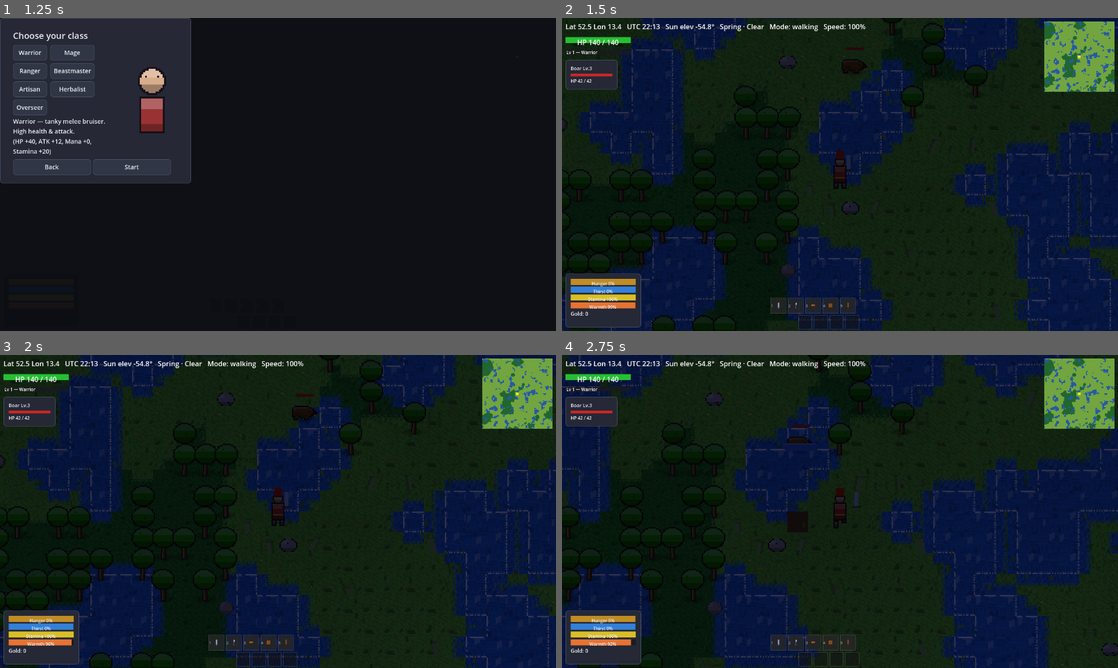
Above: before the commit, frames 1-4 (two rows, left to right).
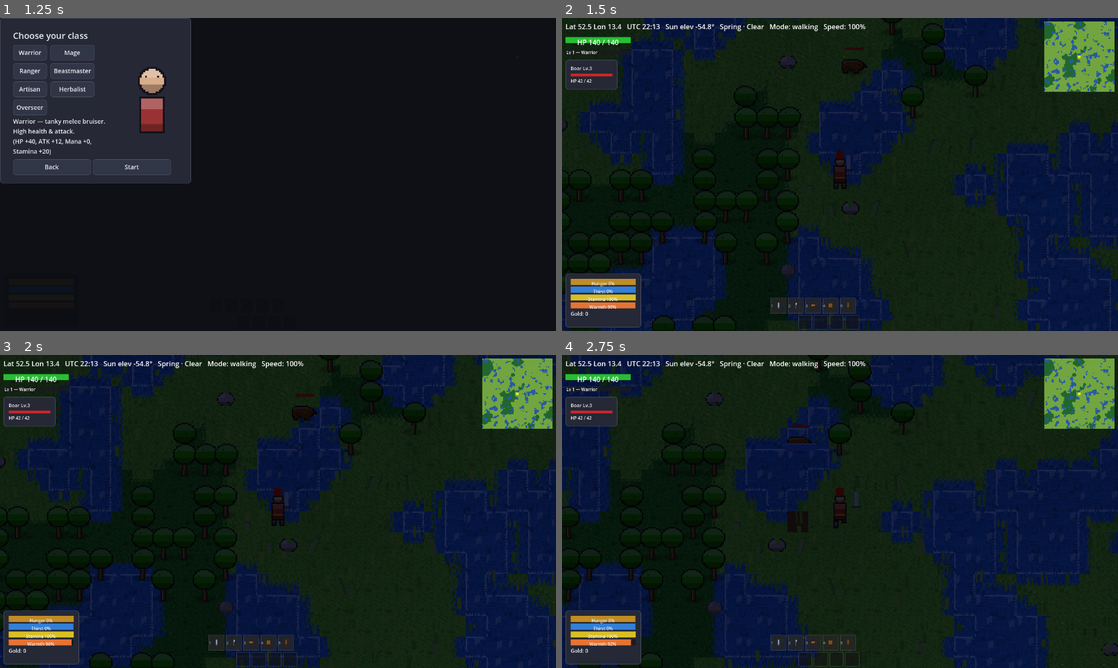
Above: after the commit, the same moments.

Repository: 269652/aleph-alpha
Game: Godot game, scene res://scenes/world.tscn
Two runs of this game, one before a commit and one after it. Both use one fixed random seed, a clock stepped at 60 frames per second and the inputs below.
Inputs (mouse positions are in pixels of both pictures, inside the frame that each line leads up to):
- Up to frame 1 (1.25 s): click "New Game (Single-Player)" at 0.5 s
- Up to frame 2 (1.5 s): click "Start" at 1.25 s
- Up to frame 3 (2 s): no input
- Up to frame 4 (2.75 s): tap Enter at 2 s; move the mouse to (962, 495) at 2.02 s; hold D (move_right) from 2.03 s (still down); hold B (build) from 2.03 s (still down); click (962, 495) at 2.17 s

Frame 1 is identical in both runs. In frame 2, 1.1% of the frame differs, in the area x 0-100%, y 0-100%; in frame 3, 1.1%; in frame 4, 1.3%.

Commit message:
Calm the visual noise: soft waterline, quieter ground streaks, real grass tufts
The shoreline foam was the loudest offender: near-white sparse dashes
tracing every tile staircase read as marching-ants selection outlines, not
water. Foam is now a soft light-blue waterline band (denser, far lower
contrast) that still shimmers frame to frame.

Baked blade streaks calm from debris to ground texture: fewer (6->4) and
much lower contrast. The GPU blades become the visible grass: taller (7px),
one cluster per cell (blades gather around a hash-placed center with
per-blade height variation via y-scale -- grass grows in tufts, not
confetti), in brighter greens tied to the tile palette.

Co-Authored-By: Claude Sonnet 5 <noreply@anthropic.com>

Diff:
--- a/src/rendering/grass_blade_field.gd
+++ b/src/rendering/grass_blade_field.gd
@@ -8,9 +8,9 @@
 ## its root with a per-blade phase (INSTANCE_CUSTOM), so the meadow rolls
 ## organically instead of bobbing in lockstep.
 
-const BLADES_PER_CELL := 2
+const BLADES_PER_CELL := 3
 const BLADE_WIDTH_PX := 1.0
-const BLADE_HEIGHT_PX := 4.0
+const BLADE_HEIGHT_PX := 7.0
 const AMPLITUDE_PX := 1.1
 const WIND_SPEED := 1.4
 
@@ -30,7 +30,7 @@
 """
 
 const _BLADE_GREENS := [
-	Color(0.24, 0.5, 0.15), Color(0.3, 0.6, 0.18), Color(0.45, 0.62, 0.2),
+	Color(0.3, 0.62, 0.2), Color(0.36, 0.7, 0.22), Color(0.5, 0.72, 0.26),
 ]
 
 var _material: ShaderMaterial
@@ -49,9 +49,16 @@
 				continue
 			for i in BLADES_PER_CELL:
 				var h := absi(hash("%d_%d_%d_blade_%d" % [seed_value, x, y, i]))
-				var px := x * tile_size + 1 + h % (tile_size - 2)
-				var py := y * tile_size + 2 + (h / 97) % (tile_size - 3)
-				placements.append(Transform2D(0.0, Vector2(px, py - BLADE_HEIGHT_PX / 2.0)))
+				# Blades cluster around a per-cell center (real grass grows in
+				# tufts, not uniform confetti), with per-blade height variation
+				# via y-scale so the cluster reads organic.
+				var ch := absi(hash("%d_%d_%d_cluster" % [seed_value, x, y]))
+				var cx := x * tile_size + 3 + ch % (tile_size - 6)
+				var cy := y * tile_size + 4 + (ch / 89) % (tile_size - 6)
+				var px := cx + (h % 5) - 2
+				var py := cy + ((h / 97) % 4) - 1
+				var height_scale := 0.7 + float((h / 401) % 7) / 10.0
+				placements.append(Transform2D(0.0, Vector2(1.0, height_scale), 0.0, Vector2(px, py - BLADE_HEIGHT_PX * height_scale / 2.0)))
 				phases.append(float((h / 811) % 100) / 100.0)
 				colors.append(_BLADE_GREENS[(h / 3271) % _BLADE_GREENS.size()])
 	if placements.is_empty():
--- a/src/rendering/procedural_terrain_sprite.gd
+++ b/src/rendering/procedural_terrain_sprite.gd
@@ -206,7 +206,7 @@
 ## in the wind: the root stays planted, the tip carries the full [0,1,0,-1]
 ## lean cycle, mid pixels bend halfway -- so grass reads as living blades
 ## rather than stamped tufts.
-const BLADE_COUNT := 6
+const BLADE_COUNT := 4
 ## Tip lean per animation frame, in px. Was [0,1,0,-1] -- a 1px shuffle that
 ## read as static at screen scale; the wider asymmetric cycle is an obvious,
 ## organic whip (and still wraps seamlessly over FRAME_COUNT).
@@ -226,8 +226,8 @@
 
 func _paint_grass_blades(image: Image, base_color: Color, variant_seed: int, frame: int) -> void:
 	var blade_colors := [
-		base_color.darkened(0.34),
-		base_color.darkened(0.18),
+		base_color.darkened(0.2),
+		base_color.darkened(0.1),
 		Color(base_color.r * 1.06, base_color.g * 0.92, base_color.b * 0.55),  # dry yellow-green
 	]
 	for i in BLADE_COUNT:
@@ -300,7 +300,7 @@
 
 ## Foam color for shoreline water (near-white; test_procedural_terrain_sprite
 ## detects foam as r/g/b all > 0.85).
-const FOAM_COLOR := Color(0.94, 0.97, 1.0)
+const FOAM_COLOR := Color(0.55, 0.74, 0.97)
 
 
 ## A water tile that borders land on `land_directions` (Array of cardinal
@@ -338,9 +338,9 @@
 			inner = Vector2i(SIZE - 2, i)
 
 		var salt := "foam_%d_%d_%d" % [direction.x, direction.y, frame]
-		if _fraction(variant_seed, i, 0, salt) < 0.75:
+		if _fraction(variant_seed, i, 0, salt) < 0.92:
 			image.set_pixel(outer.x, outer.y, FOAM_COLOR)
-		if _fraction(variant_seed, i, 1, salt) < 0.45:
+		if _fraction(variant_seed, i, 1, salt) < 0.35:
 			image.set_pixel(inner.x, inner.y, lap_color)
 
 
--- a/tests/unit/test_procedural_terrain_sprite.gd
+++ b/tests/unit/test_procedural_terrain_sprite.gd
@@ -289,7 +289,9 @@
 
 
 func _is_foam(p: Color) -> bool:
-	return p.r > 0.85 and p.g > 0.85 and p.b > 0.85
+	# Soft lightened-water band (see FOAM_COLOR) -- deliberately NOT near-white:
+	# bright dashes on every tile edge read as selection outlines, not water.
+	return p.b > 0.9 and p.g > 0.6 and p.g < 0.85
 
 
 # -- round ripples on water + individually varied grass blades ----------------
